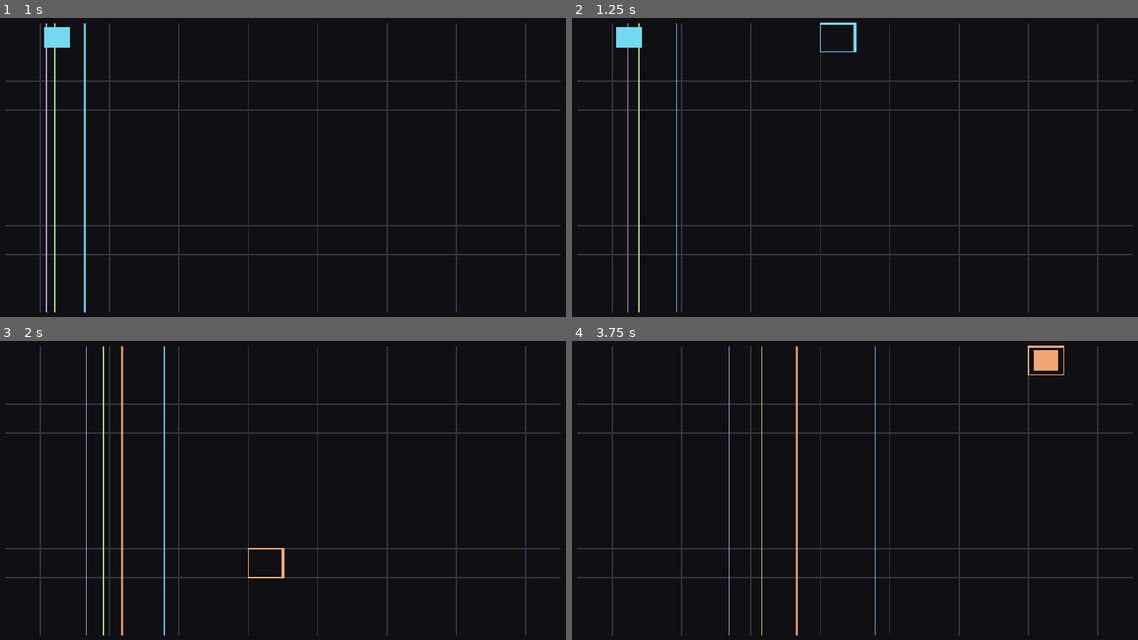
Above: before the commit, frames 1-4 (two rows, left to right).
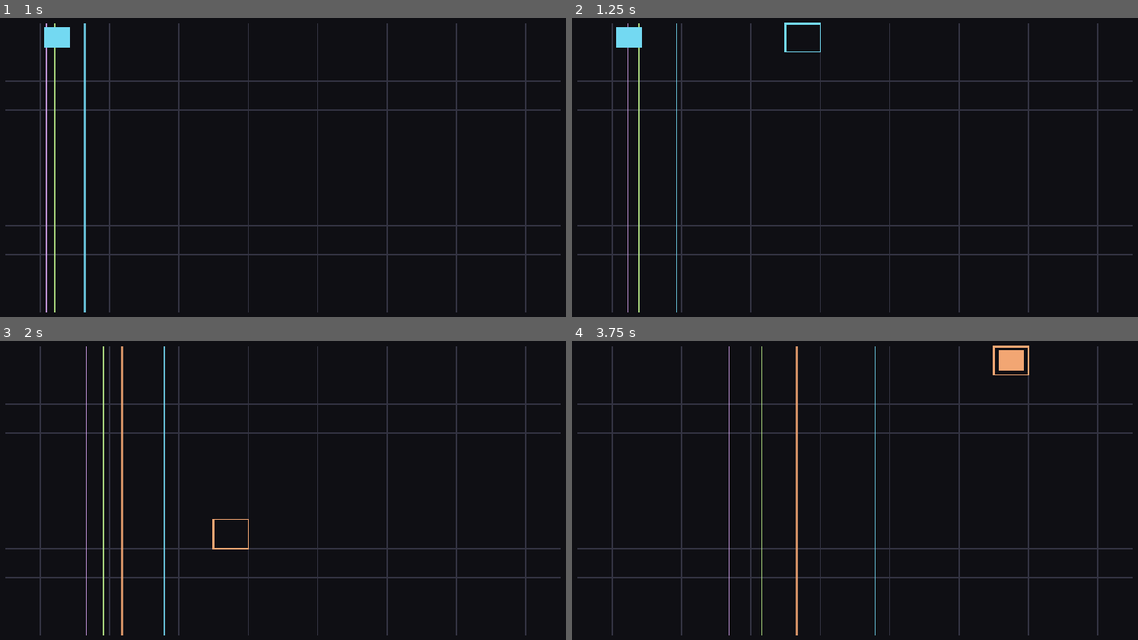
Above: after the commit, the same moments.

Repository: maximorales36-png/Sono-Arcumai
Game: Godot game, scene res://scenes/main.tscn
Two runs of this game, one before a commit and one after it. Both use one fixed random seed, a clock stepped at 60 frames per second and the inputs below.
Inputs:
- Up to frame 1 (1 s): tap Enter at 0.5 s; hold D (move_right) from 0.53 s (still down); tap H (btn1) at 0.6 s; tap Space at 0.77 s
- Up to frame 2 (1.25 s): keep holding D (move_right)
- Up to frame 3 (2 s): release D (move_right) at 1.28 s; hold S (move_down) from 1.28 s (still down); tap J (btn2) at 1.35 s; tap Space at 1.52 s
- Up to frame 4 (3.75 s): release S (move_down) at 2.03 s; hold D (move_right) 2.03-2.78 s; tap K (btn3) at 2.1 s; hold W (move_up) 2.78-3.53 s; tap L (btn4) at 2.85 s; tap Space at 3.02 s; hold A (move_left) from 3.53 s (still down); tap Ctrl at 3.6 s

Frame 1 is identical in both runs. In frame 2, 0.2% of the frame differs, in the area x 37-51%, y 1-12%; in frame 3, 0.2%; in frame 4, 0.8%, in the area x 74-87%, y 1-12%.

Commit message:
S4: bus por capa con filtro y reverb, envolvente por voz y plano de parametros

Diff:
--- a/scripts/config.gd
+++ b/scripts/config.gd
@@ -125,3 +125,45 @@
 const NOTE_VOLUME_DB := -6.0
 const SWEEP_LINE_WIDTH := 2.0
 const SWEEP_LINE_WIDTH_ACTIVE := 3.0
+
+# --- Timbre y envolvente (S4) ---
+
+# Un bus por capa, nombrado layer_1 … layer_4.
+const BUS_NAME_PREFIX := "layer_"
+
+const CUTOFF_MIN_HZ := 200.0
+const CUTOFF_MAX_HZ := 12000.0
+# El cutoff se mueve en proporción (saltos de un 15 %), no en pasos fijos de Hz.
+const CUTOFF_STEP_RATIO := 1.15
+
+const REVERB_MIN_WET := 0.0
+const REVERB_MAX_WET := 1.0
+const REVERB_STEP := 0.05
+
+const ATTACK_MIN_SECONDS := 0.005
+const ATTACK_MAX_SECONDS := 1.0
+const ATTACK_STEP_SECONDS := 0.02
+
+const DECAY_MIN_SECONDS := 0.1
+const DECAY_MAX_SECONDS := 4.0
+const DECAY_STEP_SECONDS := 0.1
+
+# Valores al arrancar: filtro abierto, sin reverb, ataque corto y cola de 2 s.
+const REVERB_DEFAULT_WET := 0.0
+const ATTACK_DEFAULT_SECONDS := 0.01
+const DECAY_DEFAULT_SECONDS := 2.0
+
+# La voz arranca desde acá para que el ataque se escuche, y termina acá.
+const SILENT_VOLUME_DB := -60.0
+
+# Qué plano mueve el joystick: ninguno, timbre (B3) o envolvente (B4).
+const PARAMETER_PLANE_NONE := 0
+const PARAMETER_PLANE_TIMBRE := 1
+const PARAMETER_PLANE_ENVELOPE := 2
+
+# Indicador en pantalla mientras B3 o B4 están apretados: un cuadrado con un punto,
+# X = parámetro horizontal, Y = parámetro vertical.
+const PARAMETER_PAD_SIZE := 72.0
+const PARAMETER_PAD_DOT_SIZE := 9.0
+const PARAMETER_PAD_MARGIN := 32.0
+const PARAMETER_TRACK_COLOR := Color(0.20, 0.20, 0.26)
--- a/scripts/controller.gd
+++ b/scripts/controller.gd
@@ -1,13 +1,15 @@
-# Lee las acciones del InputMap, mueve el cursor (con repetición al mantener), asienta o borra notas
-# y cambia de capa. Depende de config.gd y de state.gd: main.gd le asigna el State antes de agregarlo.
+# Lee las acciones del InputMap, mueve el cursor (con repetición al mantener), asienta o borra notas,
+# cambia de capa y, con B3 o B4 apretados, mueve el timbre o la envolvente de la capa activa.
+# Depende de config.gd y de state.gd: main.gd le asigna el State antes de agregarlo.
 class_name Controller
 extends Node
 
 signal layer_changed(layer: int)
+signal parameters_changed(layer: int)
 
 var state: State
 
-# Próximo instante (ms) en que cada dirección vuelve a mover el cursor.
+# Próximo instante (ms) en que cada dirección vuelve a repetir.
 var _repeat_at_msec: Dictionary[StringName, int] = {}
 
 
@@ -16,6 +18,8 @@
 
 
 func _process(_delta: float) -> void:
+	_update_plane()
+
 	# En la vista de todas las capas solo responde B2: es una vista para mirar.
 	if state.show_all_layers:
 		if Input.is_action_just_pressed(Config.ACTION_BTN2):
@@ -23,6 +27,15 @@
 		return
 
 	var now_msec := Time.get_ticks_msec()
+
+	# Con B3 o B4 apretados, el joystick mueve parámetros y el cursor no se mueve.
+	if state.active_plane == Config.PARAMETER_PLANE_TIMBRE:
+		_handle_timbre_plane(now_msec)
+		return
+	if state.active_plane == Config.PARAMETER_PLANE_ENVELOPE:
+		_handle_envelope_plane(now_msec)
+		return
+
 	_handle_direction(Config.ACTION_MOVE_UP, Vector2i(0, -1), now_msec)
 	_handle_direction(Config.ACTION_MOVE_DOWN, Vector2i(0, 1), now_msec)
 	_handle_direction(Config.ACTION_MOVE_LEFT, Vector2i(-1, 0), now_msec)
@@ -35,20 +48,107 @@
 		_select_next_layer()
 
 
+func _update_plane() -> void:
+	var new_plane: int = Config.PARAMETER_PLANE_NONE
+	if not state.show_all_layers:
+		if Input.is_action_pressed(Config.ACTION_BTN3):
+			new_plane = Config.PARAMETER_PLANE_TIMBRE
+		elif Input.is_action_pressed(Config.ACTION_BTN4):
+			new_plane = Config.PARAMETER_PLANE_ENVELOPE
+	if new_plane == state.active_plane:
+		return
+	state.active_plane = new_plane
+	print("[controller] modo %s" % _plane_name(new_plane))
+
+
+func _plane_name(plane: int) -> String:
+	match plane:
+		Config.PARAMETER_PLANE_TIMBRE:
+			return "timbre (B3)"
+		Config.PARAMETER_PLANE_ENVELOPE:
+			return "envolvente (B4)"
+		_:
+			return "ninguno"
+
+
+func _handle_timbre_plane(now_msec: int) -> void:
+	var layer: State.Layer = state.get_active_layer()
+	var changed := false
+
+	if _repeat_now(Config.ACTION_MOVE_LEFT, now_msec):
+		layer.cutoff_hz = clampf(
+			layer.cutoff_hz / Config.CUTOFF_STEP_RATIO, Config.CUTOFF_MIN_HZ, Config.CUTOFF_MAX_HZ
+		)
+		changed = true
+	if _repeat_now(Config.ACTION_MOVE_RIGHT, now_msec):
+		layer.cutoff_hz = clampf(
+			layer.cutoff_hz * Config.CUTOFF_STEP_RATIO, Config.CUTOFF_MIN_HZ, Config.CUTOFF_MAX_HZ
+		)
+		changed = true
+	if _repeat_now(Config.ACTION_MOVE_UP, now_msec):
+		layer.reverb_wet = clampf(
+			layer.reverb_wet + Config.REVERB_STEP, Config.REVERB_MIN_WET, Config.REVERB_MAX_WET
+		)
+		changed = true
+	if _repeat_now(Config.ACTION_MOVE_DOWN, now_msec):
+		layer.reverb_wet = clampf(
+			layer.reverb_wet - Config.REVERB_STEP, Config.REVERB_MIN_WET, Config.REVERB_MAX_WET
+		)
+		changed = true
+
+	if changed:
+		parameters_changed.emit(state.active_layer_index)
+
+
+func _handle_envelope_plane(now_msec: int) -> void:
+	var layer: State.Layer = state.get_active_layer()
+	var changed := false
+
+	if _repeat_now(Config.ACTION_MOVE_LEFT, now_msec):
+		layer.attack_seconds = clampf(
+			layer.attack_seconds - Config.ATTACK_STEP_SECONDS, Config.ATTACK_MIN_SECONDS, Config.ATTACK_MAX_SECONDS
+		)
+		changed = true
+	if _repeat_now(Config.ACTION_MOVE_RIGHT, now_msec):
+		layer.attack_seconds = clampf(
+			layer.attack_seconds + Config.ATTACK_STEP_SECONDS, Config.ATTACK_MIN_SECONDS, Config.ATTACK_MAX_SECONDS
+		)
+		changed = true
+	if _repeat_now(Config.ACTION_MOVE_DOWN, now_msec):
+		layer.decay_seconds = clampf(
+			layer.decay_seconds - Config.DECAY_STEP_SECONDS, Config.DECAY_MIN_SECONDS, Config.DECAY_MAX_SECONDS
+		)
+		changed = true
+	if _repeat_now(Config.ACTION_MOVE_UP, now_msec):
+		layer.decay_seconds = clampf(
+			layer.decay_seconds + Config.DECAY_STEP_SECONDS, Config.DECAY_MIN_SECONDS, Config.DECAY_MAX_SECONDS
+		)
+		changed = true
+
+	if changed:
+		parameters_changed.emit(state.active_layer_index)
+
+
 func _handle_direction(action: StringName, delta_step: Vector2i, now_msec: int) -> void:
+	if _repeat_now(action, now_msec):
+		move_cursor(delta_step)
+
+
+# Una pulsación dispara enseguida y, si se mantiene, repite a ritmo fijo.
+func _repeat_now(action: StringName, now_msec: int) -> bool:
 	# is_action_just_pressed y no is_echo: el teclado repite solo y no queremos dos lógicas a la vez.
 	if Input.is_action_just_pressed(action):
-		move_cursor(delta_step)
 		_repeat_at_msec[action] = now_msec + Config.CURSOR_REPEAT_DELAY_MSEC
-		return
+		return true
 
 	if not Input.is_action_pressed(action):
 		_repeat_at_msec.erase(action)
-		return
+		return false
 
 	if now_msec >= _repeat_at_msec.get(action, 0):
-		move_cursor(delta_step)
 		_repeat_at_msec[action] = now_msec + Config.CURSOR_REPEAT_INTERVAL_MSEC
+		return true
+	return false
 
 
 # En X da la vuelta (el tiempo es cíclico); en Y se detiene en los bordes.
--- a/scripts/main.gd
+++ b/scripts/main.gd
@@ -32,6 +32,9 @@
 	_controller.state = _state
 	add_child(_controller)
 	_controller.layer_changed.connect(_voice_pool.play_cursor_preview)
+	# Primero el bus, después la nota: la vista previa suena ya con el parámetro nuevo.
+	_controller.parameters_changed.connect(_voice_pool.apply_layer_parameters)
+	_controller.parameters_changed.connect(_voice_pool.play_cursor_preview)
 
 	_view = View.new()
 	_view.state = _state
--- a/scripts/state.gd
+++ b/scripts/state.gd
@@ -7,6 +7,8 @@
 var active_layer_index: int = 0
 # Vista de todas las capas a la vez: no hay capa activa y no se edita.
 var show_all_layers: bool = false
+# Plano que mueve el joystick ahora mismo (Config.PARAMETER_PLANE_*).
+var active_plane: int = Config.PARAMETER_PLANE_NONE
 var cursor_step: int = 0
 var cursor_row: int = 0
 
@@ -16,6 +18,12 @@
 
 	# Clave Vector2i(paso, fila). Solo existen las celdas que tienen nota.
 	var notes: Dictionary[Vector2i, bool] = {}
+
+	# Parámetros de timbre y envolvente propios de la capa (S4).
+	var cutoff_hz: float = Config.CUTOFF_MAX_HZ
+	var reverb_wet: float = Config.REVERB_DEFAULT_WET
+	var attack_seconds: float = Config.ATTACK_DEFAULT_SECONDS
+	var decay_seconds: float = Config.DECAY_DEFAULT_SECONDS
 
 
 func _init() -> void:
--- a/scripts/view.gd
+++ b/scripts/view.gd
@@ -30,6 +30,7 @@
 	_draw_sweep_lines(grid_rect)
 	_draw_notes(grid_rect, cell_size)
 	_draw_cursor(grid_rect, cell_size)
+	_draw_parameter_pad()
 
 
 func _grid_rect() -> Rect2:
@@ -142,3 +143,47 @@
 func _cursor_visible() -> bool:
 	var half_period_msec := Config.CURSOR_BLINK_PERIOD_MSEC / 2
 	return Time.get_ticks_msec() % Config.CURSOR_BLINK_PERIOD_MSEC < half_period_msec
+
+
+# Mientras B3 o B4 están apretados: cuadradito abajo a la derecha con un punto.
+# X = primer parámetro del plano (izquierda a derecha), Y = segundo (abajo a arriba).
+func _draw_parameter_pad() -> void:
+	if state.active_plane == Config.PARAMETER_PLANE_NONE:
+		return
+	var layer: State.Layer = state.get_active_layer()
+	var horizontal := 0.0
+	var vertical := 0.0
+	if state.active_plane == Config.PARAMETER_PLANE_TIMBRE:
+		horizontal = _log_ratio(layer.cutoff_hz, Config.CUTOFF_MIN_HZ, Config.CUTOFF_MAX_HZ)
+		vertical = _ratio(layer.reverb_wet, Config.REVERB_MIN_WET, Config.REVERB_MAX_WET)
+	else:
+		horizontal = _ratio(layer.attack_seconds, Config.ATTACK_MIN_SECONDS, Config.ATTACK_MAX_SECONDS)
+		vertical = _ratio(layer.decay_seconds, Config.DECAY_MIN_SECONDS, Config.DECAY_MAX_SECONDS)
+
+	var pad_size := Vector2.ONE * Config.PARAMETER_PAD_SIZE
+	var pad_rect := Rect2(
+		get_viewport_rect().size - Vector2.ONE * Config.PARAMETER_PAD_MARGIN - pad_size,
+		pad_size
+	)
+	draw_rect(pad_rect, Config.PARAMETER_TRACK_COLOR)
+
+	var dot_half := Config.PARAMETER_PAD_DOT_SIZE * 0.5
+	var inner_size := pad_rect.size - Vector2.ONE * Config.PARAMETER_PAD_DOT_SIZE
+	var dot_center := pad_rect.position + Vector2(
+		horizontal * inner_size.x + dot_half,
+		(1.0 - vertical) * inner_size.y + dot_half
+	)
+	var layer_color: Color = Config.LAYER_COLORS[state.active_layer_index]
+	draw_rect(
+		Rect2(dot_center - Vector2.ONE * dot_half, Vector2.ONE * Config.PARAMETER_PAD_DOT_SIZE),
+		layer_color
+	)
+
+
+func _ratio(value: float, minimum: float, maximum: float) -> float:
+	return clampf((value - minimum) / (maximum - minimum), 0.0, 1.0)
+
+
+# Para el cutoff, que se mueve en proporción, la posición visual también es proporcional.
+func _log_ratio(value: float, minimum: float, maximum: float) -> float:
+	return clampf(log(value / minimum) / log(maximum / minimum), 0.0, 1.0)
--- a/scripts/voice_pool.gd
+++ b/scripts/voice_pool.gd
@@ -1,6 +1,6 @@
 # Reproduce las notas de todas las capas con el sample grave o agudo según la fila,
-# y la nota fantasma del cursor en la capa activa. Escucha step_entered y lee el State.
-# Depende de config.gd y de state.gd.
+# y la nota fantasma del cursor en la capa activa. Aplica el filtro, la reverb y la envolvente
+# de cada capa. Escucha step_entered y lee el State. Depende de config.gd y de state.gd.
 class_name VoicePool
 extends Node
 
@@ -14,6 +14,14 @@
 var _streams: Array = []
 var _players: Array = []
 var _next_player: Array = []
+
+# Efectos de cada bus, uno por capa, para moverlos sin buscarlos por índice.
+var _bus_names: Array[String] = []
+var _low_pass: Array[AudioEffectLowPassFilter] = []
+var _reverb: Array[AudioEffectReverb] = []
+
+# Envolvente de cada voz: si la voz se reusa, se corta el tween anterior.
+var _envelope_tweens: Dictionary[AudioStreamPlayer, Tween] = {}
 
 
 func _ready() -> void:
@@ -30,6 +38,7 @@
 		Config.LAYER_SAMPLE_ROOT_MIDI.size() == Config.LAYER_COUNT,
 		"[voice_pool] LAYER_SAMPLE_ROOT_MIDI tiene %d capas y LAYER_COUNT es %d" % [Config.LAYER_SAMPLE_ROOT_MIDI.size(), Config.LAYER_COUNT]
 	)
+	_create_buses()
 	_load_samples()
 	_create_players()
 
@@ -56,7 +65,29 @@
 	_next_player[layer][zone] = (voice_index + 1) % players.size()
 	var player: AudioStreamPlayer = players[voice_index]
 	player.pitch_scale = pitch_scale_for_row(layer, row)
+	_start_note(player, layer)
+
+
+# Lleva al bus de la capa el cutoff y la reverb que tiene guardados el State.
+func apply_layer_parameters(layer: int) -> void:
+	assert(layer >= 0 and layer < Config.LAYER_COUNT, "[voice_pool] capa fuera de rango: %d" % layer)
+	var layer_data: State.Layer = state.layers[layer]
+	_low_pass[layer].cutoff_hz = layer_data.cutoff_hz
+	_reverb[layer].wet = layer_data.reverb_wet
+
+
+# Ataque y caída por volumen en cada voz, encima del decay propio del sample.
+func _start_note(player: AudioStreamPlayer, layer: int) -> void:
+	var layer_data: State.Layer = state.layers[layer]
+	var previous: Tween = _envelope_tweens.get(player)
+	if previous != null and previous.is_valid():
+		previous.kill()
+	player.volume_db = Config.SILENT_VOLUME_DB
 	player.play()
+	var tween := player.create_tween()
+	tween.tween_property(player, "volume_db", Config.NOTE_VOLUME_DB, layer_data.attack_seconds)
+	tween.tween_property(player, "volume_db", Config.SILENT_VOLUME_DB, layer_data.decay_seconds)
+	_envelope_tweens[player] = tween
 
 
 # Al cambiar de capa, la fila del cursor suena enseguida con el timbre nuevo.
@@ -74,6 +105,32 @@
 	var target_midi := Config.GRID_BOTTOM_MIDI + Config.SCALE_SEMITONES[Config.ROWS - 1 - row]
 	var root_midi: int = Config.LAYER_SAMPLE_ROOT_MIDI[layer][zone_for_row(row)]
 	return pow(2.0, float(target_midi - root_midi) / 12.0)
+
+
+func _create_buses() -> void:
+	for layer: int in Config.LAYER_COUNT:
+		var bus_name := Config.BUS_NAME_PREFIX + str(layer + 1)
+		assert(
+			AudioServer.get_bus_index(bus_name) == -1,
+			"[voice_pool] ya existe el bus %s: no se agrega dos veces" % bus_name
+		)
+		var bus_index := AudioServer.bus_count
+		AudioServer.add_bus(bus_index)
+		AudioServer.set_bus_name(bus_index, bus_name)
+
+		var layer_data: State.Layer = state.layers[layer]
+		var low_pass := AudioEffectLowPassFilter.new()
+		low_pass.cutoff_hz = layer_data.cutoff_hz
+		AudioServer.add_bus_effect(bus_index, low_pass)
+
+		var reverb := AudioEffectReverb.new()
+		reverb.dry = 1.0
+		reverb.wet = layer_data.reverb_wet
+		AudioServer.add_bus_effect(bus_index, reverb)
+
+		_bus_names.append(bus_name)
+		_low_pass.append(low_pass)
+		_reverb.append(reverb)
 
 
 func _load_samples() -> void:
@@ -102,6 +159,7 @@
 			for _voice: int in voices_per_zone:
 				var player := AudioStreamPlayer.new()
 				player.stream = _streams[layer][zone]
+				player.bus = _bus_names[layer]
 				player.volume_db = Config.NOTE_VOLUME_DB
 				add_child(player)
 				zone_players.append(player)
